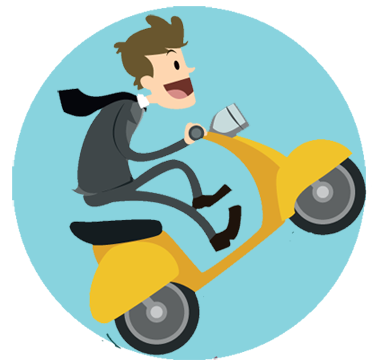
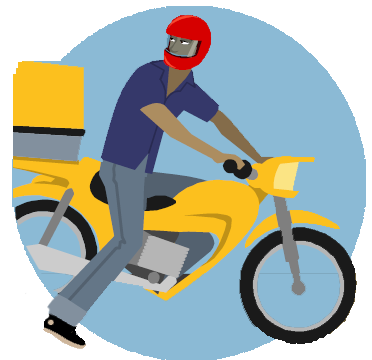
Layered file, before and after one edit (372 × 360). Changes by layer:
added layer "שכבה 6" above "שכבה 5 העתק" over [13, 12, 359, 349]
hid "שכבה 1" over [57, 14, 367, 360]
added layer "שכבה 3 העתק" above "שכבה 3" over [12, 6, 366, 360]
hid "שכבה 3" over [12, 6, 366, 360]
